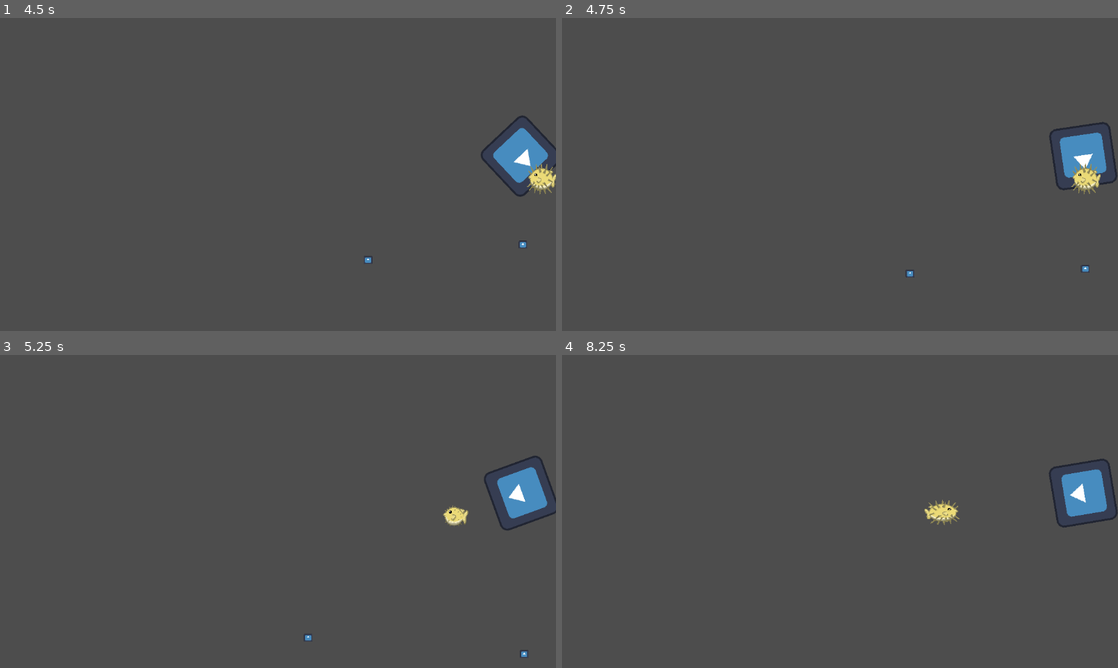
Above: before the commit, frames 1-4 (two rows, left to right).
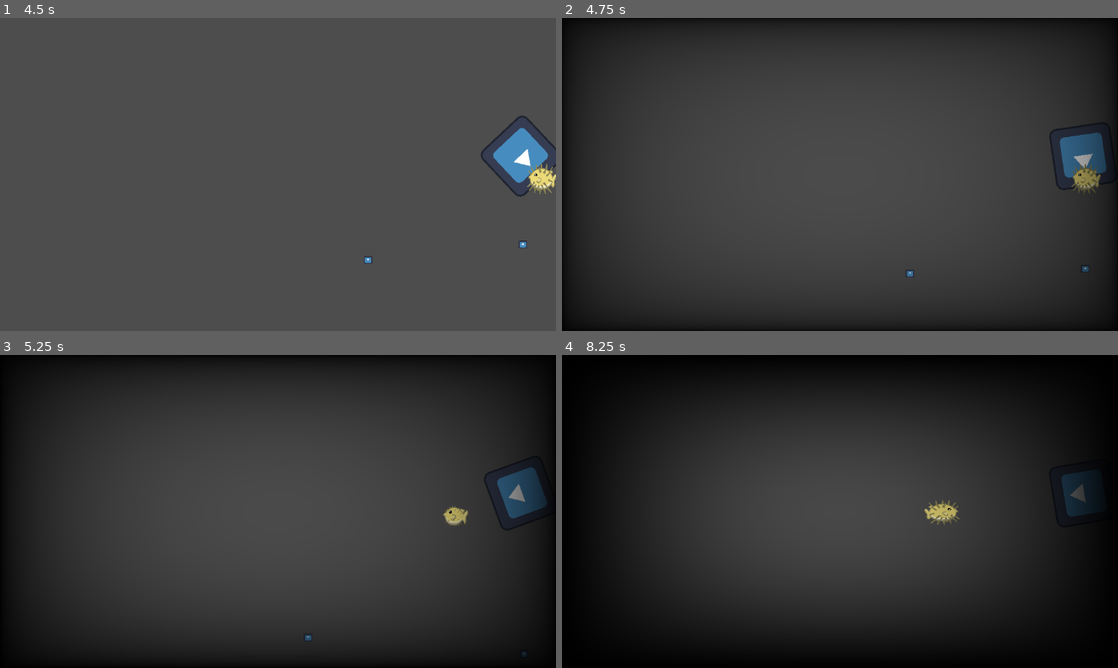
Above: after the commit, the same moments.

Repository: Chestrade/pixel-jam-2024
Game: Godot game, scene res://Scenes/main_menu.tscn
Two runs of this game, one before a commit and one after it. Both use one fixed random seed, a clock stepped at 60 frames per second and the inputs below. The engine's default icon, where the game draws it, is replaced by a stand-in: a white triangle on a blue panel in a dark square.
Inputs:
- Up to frame 1 (4.5 s): click "Play" at 0.5 s; tap Enter at 1.25 s; hold Right (swim_right) 1.28-2.03 s; hold Shift (dash) 1.28-2.03 s; hold Down (swim_down) 2.03-2.78 s; tap Space (inflate) at 2.1 s; hold Right (swim_right) 2.78-3.53 s; hold J 2.78-3.53 s; hold W (swim_up) 3.53-4.28 s; tap Shift (dash) at 3.6 s; hold Left (swim_left) from 4.28 s (still down); hold Space (inflate) from 4.28 s (still down)
- Up to frame 2 (4.75 s): keep holding Left (swim_left); keep holding Space (inflate)
- Up to frame 3 (5.25 s): keep holding Left (swim_left); release Space (inflate) at 5.03 s; tap J at 5.1 s
- Up to frame 4 (8.25 s): release Left (swim_left) at 5.78 s; hold Down (swim_down) 5.78-6.53 s; hold Shift (dash) 5.78-6.53 s; hold Right (swim_right) 6.53-7.28 s; tap Space (inflate) at 6.6 s; hold W (swim_up) 7.28-8.03 s; hold J 7.28-8.03 s; hold Right (swim_right) from 8.03 s (still down); tap Shift (dash) at 8.1 s

Frame 1 is identical in both runs. In frame 2, 42% of the frame differs, in the area x 0-100%, y 0-100%; in frame 3, 58%; in frame 4, 79%.

Commit message:
added health vignette

Diff:
--- a/Scenes/main_level.tscn
+++ b/Scenes/main_level.tscn
@@ -1,13 +1,31 @@
-[gd_scene load_steps=5 format=3 uid="uid://btn64wqy1oa7q"]
+[gd_scene load_steps=8 format=3 uid="uid://btn64wqy1oa7q"]
 
+[ext_resource type="Shader" path="res://Scripts/Shaders/vignette.gdshader" id="1_cql6f"]
 [ext_resource type="PackedScene" uid="uid://c1qcpk5k1bscw" path="res://Scenes/UI/pause_menu.tscn" id="2_flmfg"]
+[ext_resource type="Script" path="res://Scripts/HealthVignette.gd" id="2_q77pe"]
 [ext_resource type="AudioStream" uid="uid://cbeuoy8p52glr" path="res://Audio/SFX/UnderWater_Amb.ogg" id="3_is4q5"]
 [ext_resource type="PackedScene" uid="uid://b6tb23xiiu2sq" path="res://Characters/wall_plant.tscn" id="3_socbm"]
 [ext_resource type="PackedScene" uid="uid://ck4tc0l1gf463" path="res://Characters/player_blowfish.tscn" id="4_cym5n"]
 
+[sub_resource type="ShaderMaterial" id="ShaderMaterial_noael"]
+shader = ExtResource("1_cql6f")
+shader_parameter/vignette_intensity = 2.0
+shader_parameter/vignette_opacity = 1.0
+shader_parameter/vignette_rgb = Color(0, 0, 0, 1)
+
 [node name="Main Level" type="Node2D"]
 
 [node name="CanvasLayer" type="CanvasLayer" parent="."]
+
+[node name="ColorRect" type="ColorRect" parent="CanvasLayer" node_paths=PackedStringArray("player")]
+material = SubResource("ShaderMaterial_noael")
+anchors_preset = 15
+anchor_right = 1.0
+anchor_bottom = 1.0
+grow_horizontal = 2
+grow_vertical = 2
+script = ExtResource("2_q77pe")
+player = NodePath("../../Player")
 
 [node name="Pause Menu" parent="CanvasLayer" instance=ExtResource("2_flmfg")]
 
--- /dev/null
+++ b/Scripts/HealthVignette.gd
@@ -0,0 +1,17 @@
+extends ColorRect
+
+@export var player : CharacterBody2D
+var speed : float = 0.3
+var playerHealth : float
+var shader_value : float = 0.0
+
+func _ready() -> void:
+	shader_value = 0.0
+
+func _process(delta: float) -> void:
+	playerHealth = float(player.health)
+	var invertedPlayerHealth : float = 100 - playerHealth
+	shader_value = lerp(shader_value, invertedPlayerHealth/100 * 2, speed)
+	shader_value = clamp(shader_value, 0.0, 2)
+
+	material.set_shader_parameter("vignette_intensity", shader_value)
--- /dev/null
+++ b/Scripts/Shaders/vignette.gdshader
@@ -0,0 +1,20 @@
+shader_type canvas_item;
+
+uniform float vignette_intensity : hint_range(0.0, 10) = 0.4;
+uniform float vignette_opacity : hint_range(0.0, 1.0) = 0.5;
+uniform vec4 vignette_rgb : source_color = vec4(0.0, 0.0, 0.0, 1.0);
+uniform sampler2D SCREEN_TEXTURE : hint_screen_texture, filter_linear_mipmap;
+
+float vignette(vec2 uv){
+uv *= 1.0 - uv.xy;
+float vignette = uv.x * uv.y * 15.0;
+return pow(vignette, vignette_intensity * vignette_opacity);
+}
+
+void fragment(){
+vec4 color = texture(SCREEN_TEXTURE, SCREEN_UV);
+vec4 text = texture(TEXTURE, UV);
+text.rgba *= (vignette_rgb.rgba);
+text.rgba *= (1.0 - vignette(UV));
+COLOR = vec4((text.rgb)*color.rgb,text.a);
+}
